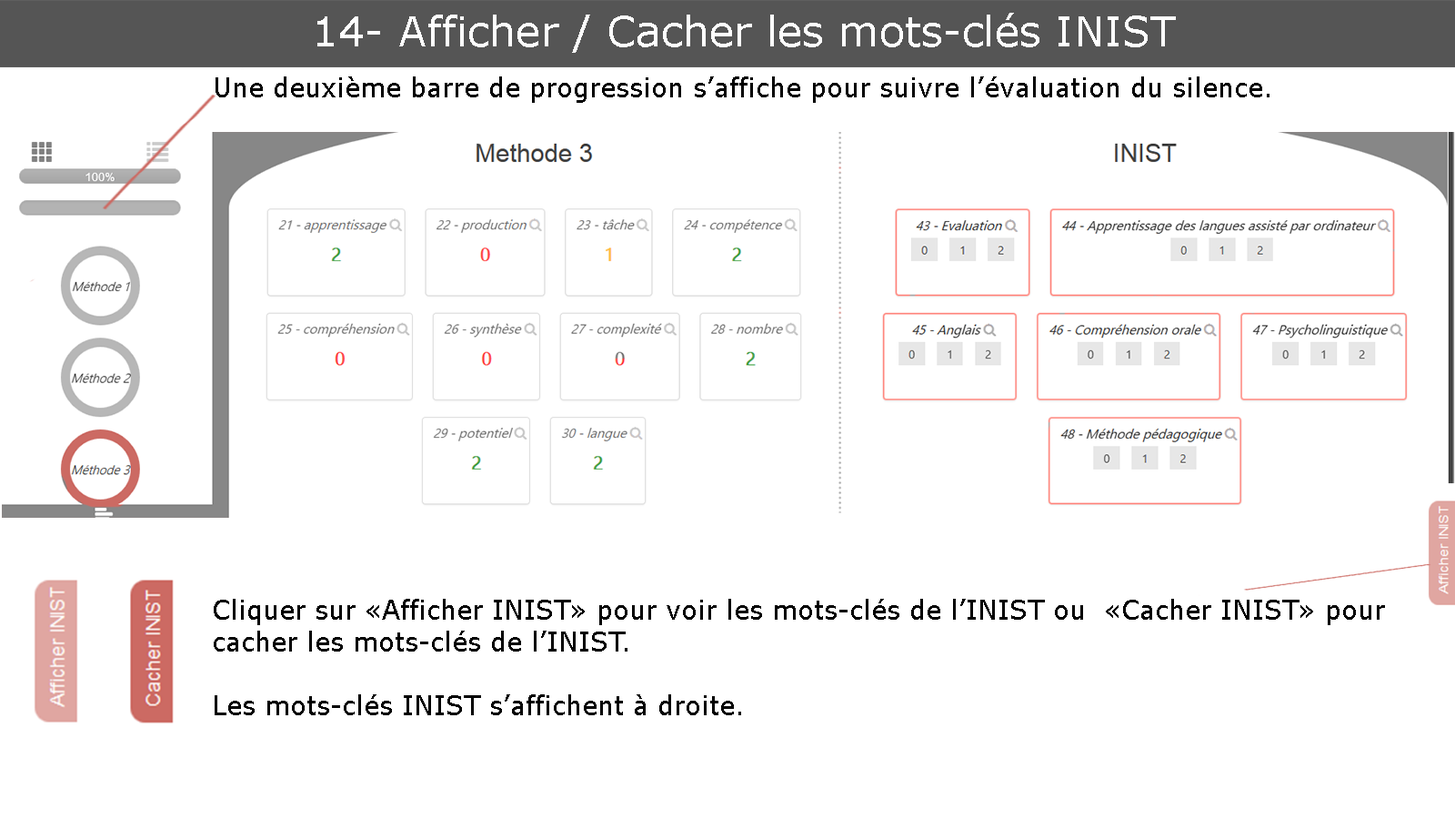
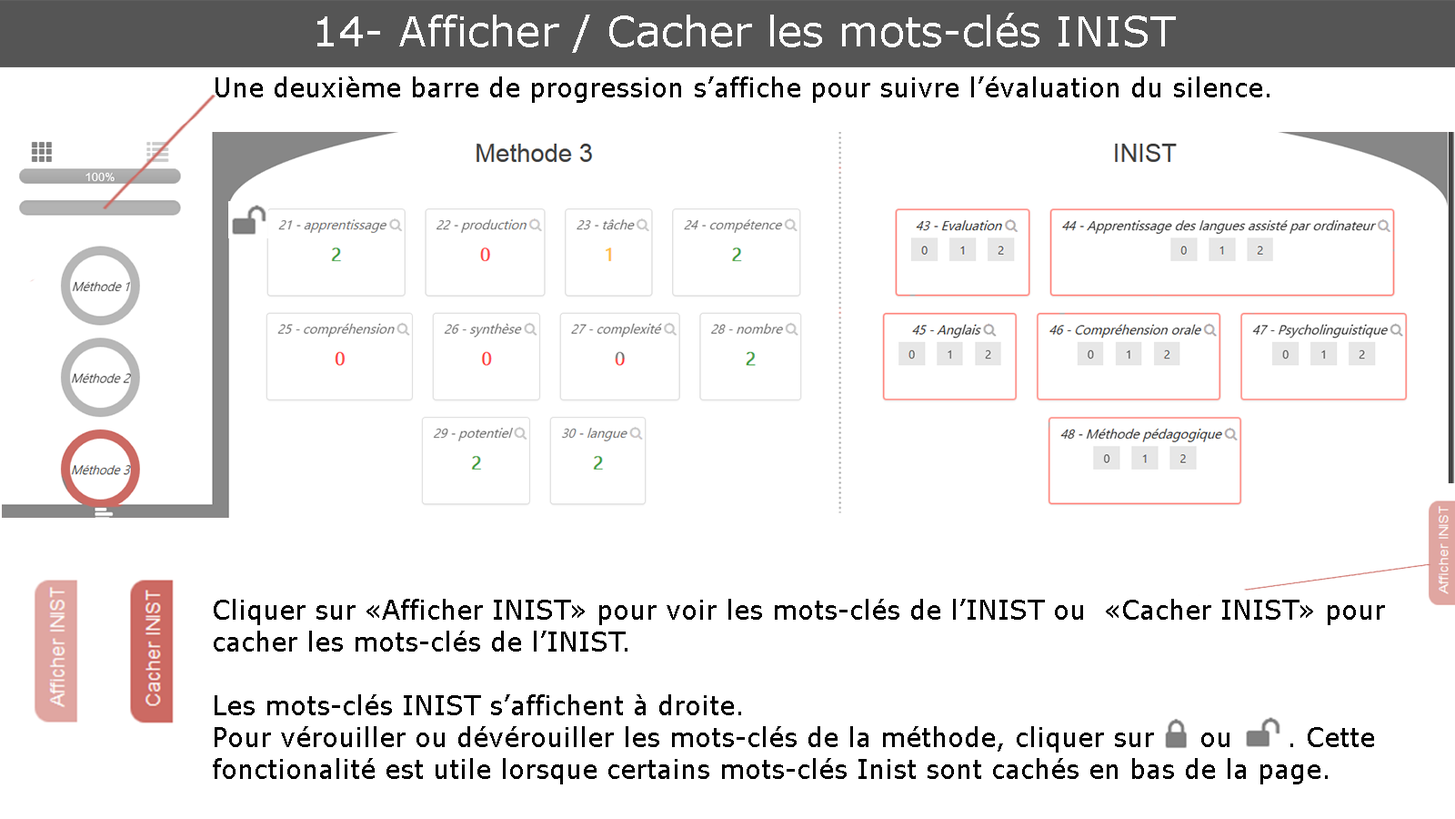
Two versions of the same layered image (1455 × 819). Layer-by-layer changes:
added layer "verrou" above "deverrou 2" over left=1165, top=717, right=1188, bottom=749
added layer "deverrou 2" above "deverrou" over left=1246, top=716, right=1281, bottom=747
added layer "deverrou" above "Les mots-clés INIST s’affichent à droite. Pour vérouiller ou d" over left=228, top=201, right=269, bottom=239
renamed "Les mots-clés INIST s’affichent à droite." to "Les mots-clés INIST s’affichent à droite. Pour vérouiller ou d", painted on it over left=212, top=716, right=1375, bottom=785
